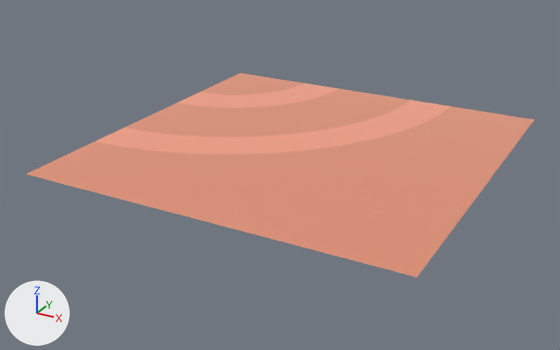
One commit to the glTF model island-race/import/kenney-space-kit/terrain_roadCorner.glb: the scene before it, then after it.
The view is the same before and after, from a 50 mm camera at (3.38, -2.722, 0.758) aimed at (2.464, -1.057, -0.075). Lighting does not change. The marker at lower left points along +X, +Y and +Z. The picture after the commit comes second. Where no turn or scale is listed for an object, it has been applied to the vertices. Vertices at exactly the same position are counted once.

The first picture shows 'terrain_roadCorner'.
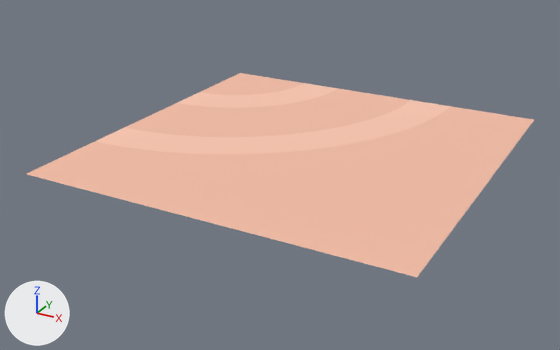
Boxes [x1, y1, x2, y2] around the edits, measured in the pictures (560 x 350 px):
part 1 of me_mesh_terrain_roadcorner, recoloured
    both: [27, 73, 534, 277]
part 2 of me_mesh_terrain_roadcorner, recoloured
    both: [95, 83, 450, 155]

What changed in the scene script:
```text
Add img_image_0:
    img_image_0 = load_image('Image_0', '_unpacked/Image_0', 16, 8, 'sRGB')
Add mat_palette:
    mat_palette = principled_material('palette')
    mat_palette.texture = img_image_0
    mat_palette.roughness = 1.0
Change me_mesh_terrain_roadcorner:
    where me_mesh_terrain_roadcorner.from_pydata(...)  # 56 vertices, 98 faces; spans x 0.0..1.0, y 0.0..1.0, z 0.0
    used by ob_terrain_roadcorner; location = (2.0, -1.5, 0.0)
    me_mesh_terrain_roadcorner part 1: all 50 faces that had it switch from mat_rock (beige #f5bfa7) to mat_palette (picture img_image_0)
    me_mesh_terrain_roadcorner part 2: all 48 faces that had it switch from mat_rocktrack (beige #fdc9b3) to mat_palette (picture img_image_0)
Remove ob_tmpparent:
    ob_tmpparent = bpy.data.objects.new('tmpParent', None)
    ob_tmpparent.location = (0.0, 0.0, 0.0)
```
